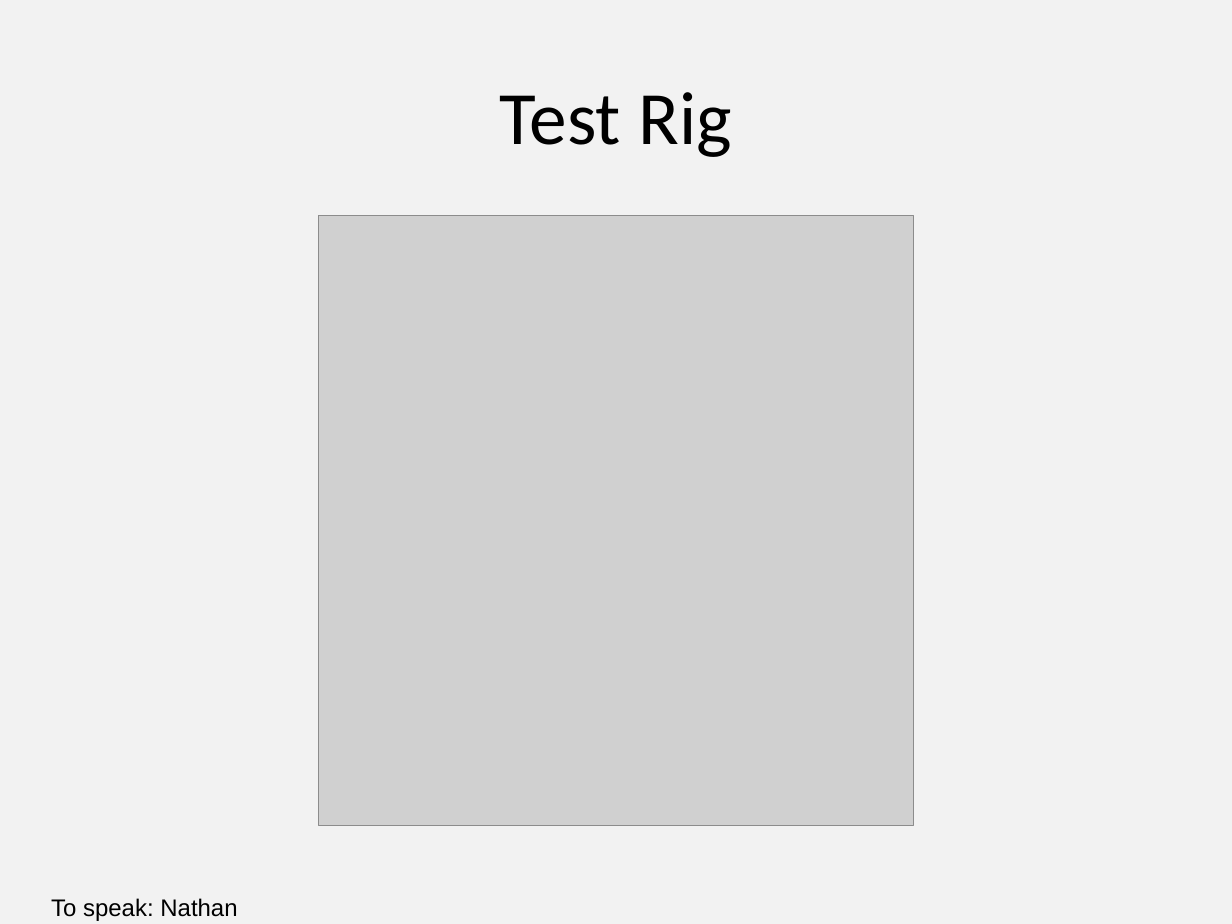
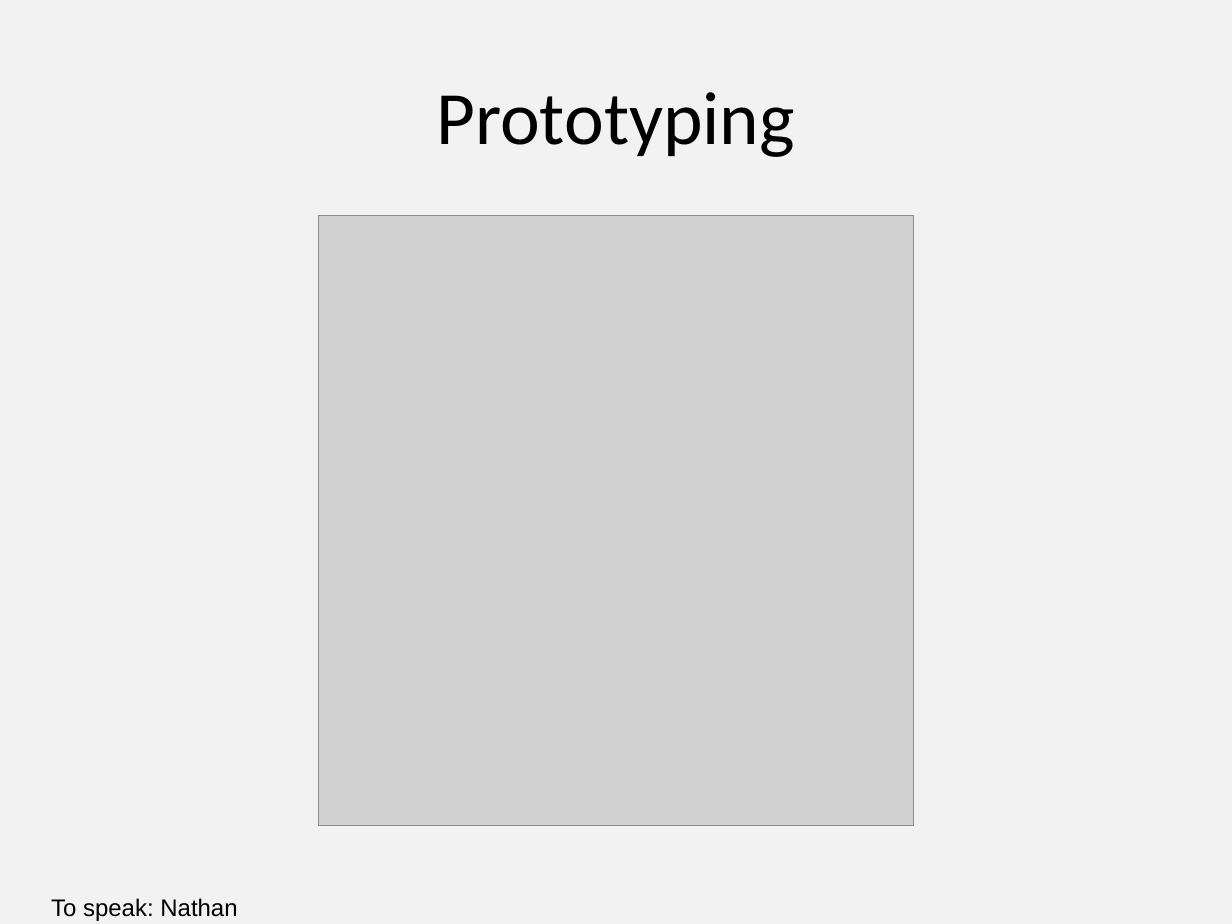
Before and after one commit to ECE411Team15/Speedometer, a slide deck: slide 8 of Presentation/Team15_Presentation_3.0.pptx. Drawn at 1232x924 pixels with LibreOffice and Linux fonts; fonts in the diff are those of the drawing; grey boxes stand for pictures. Boxes give left, top, right and bottom in pixels: in the first picture for what was removed or moved away, otherwise in the second. Text is boxed around its words. In the diff, an @@ line names an element or a change of style, - is before the commit and + after.

Commit message:
Changed some wording

```diff
--- a/Presentation/Team15_Presentation_3.0.pptx
+++ b/Presentation/Team15_Presentation_3.0.pptx
@@ title at (x1=436, y1=92, x2=795, y2=157): text changed @@
-Test Rig
+Prototyping
```
